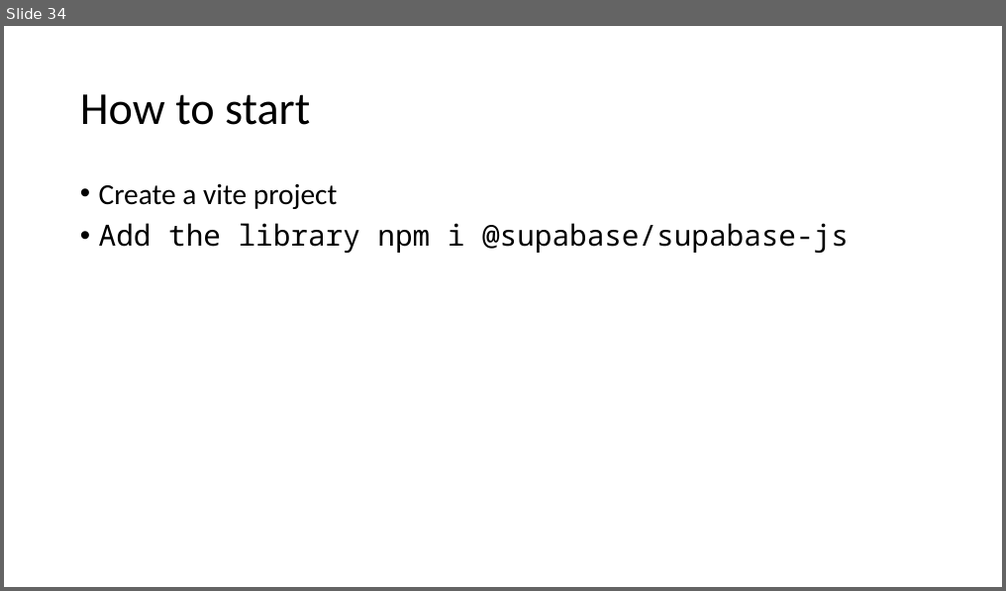
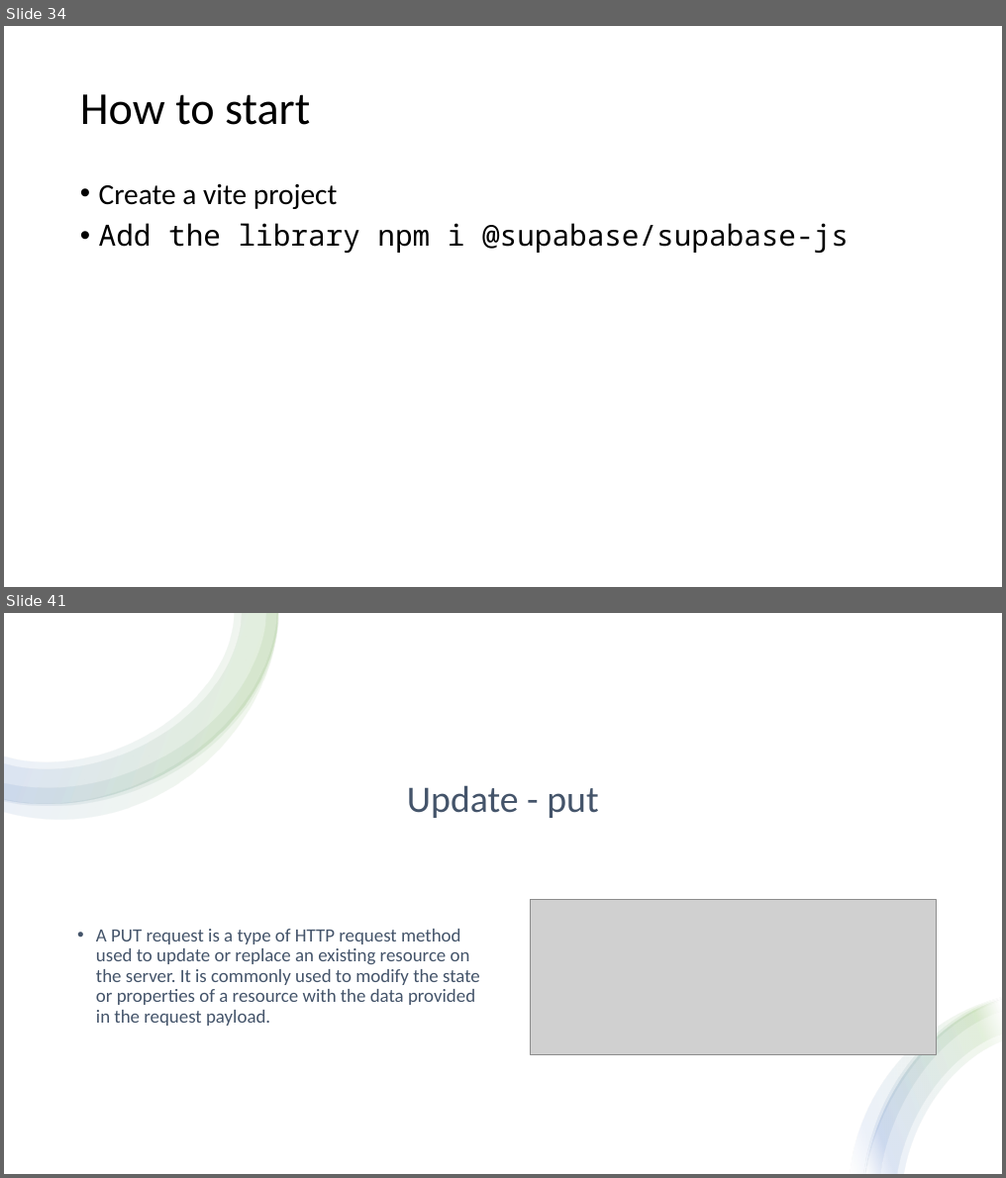
Before and after one commit to 1shaked/full-stack, a slide deck: 19ass/19ass.pptx. Shown one above the other, each under a label of ours: slide 34 before the commit, slides 34 and 41 after it; the slides between them are not shown. The pictures are 1006x591 and 1006x1178 pixels, drawn with LibreOffice and Linux fonts; fonts in the diff are those of the drawing; grey boxes stand for pictures. Boxes give left, top, right and bottom in pixels: in the first picture for what was removed or moved away, otherwise in the second. Text is boxed around its words. In the diff, an @@ line names an element or a change of style, - is before the commit and + after.

```diff
--- a/19ass/19ass.pptx
+++ b/19ass/19ass.pptx
@@ slide 41 added at <box>4,613,1002,1174</box>, background #FFFFFF @@
@@ rectangle added at <box>4,613,1002,1174</box>, fill #FFFFFF @@
@@ group added at <box>4,613,279,820</box>: 4 freeform shapes @@
@@ title added at <box>407,785,598,818</box>, 36 pt, text #44546A @@
+Update - put
@@ picture added at <box>531,900,936,1055</box> @@
@@ text added at <box>96,929,480,1026</box>, 18 pt, text #44546A @@
+• A PUT request is a type of HTTP request method used to update or replace an existing resource on the server. It is commonly used to modify the state or properties of a resource with the data provided in the request payload.
@@ group added at <box>849,998,1002,1174</box>: 4 freeform shapes @@
```
Also in this commit, not shown: 14 other slides added, 28 other files.
